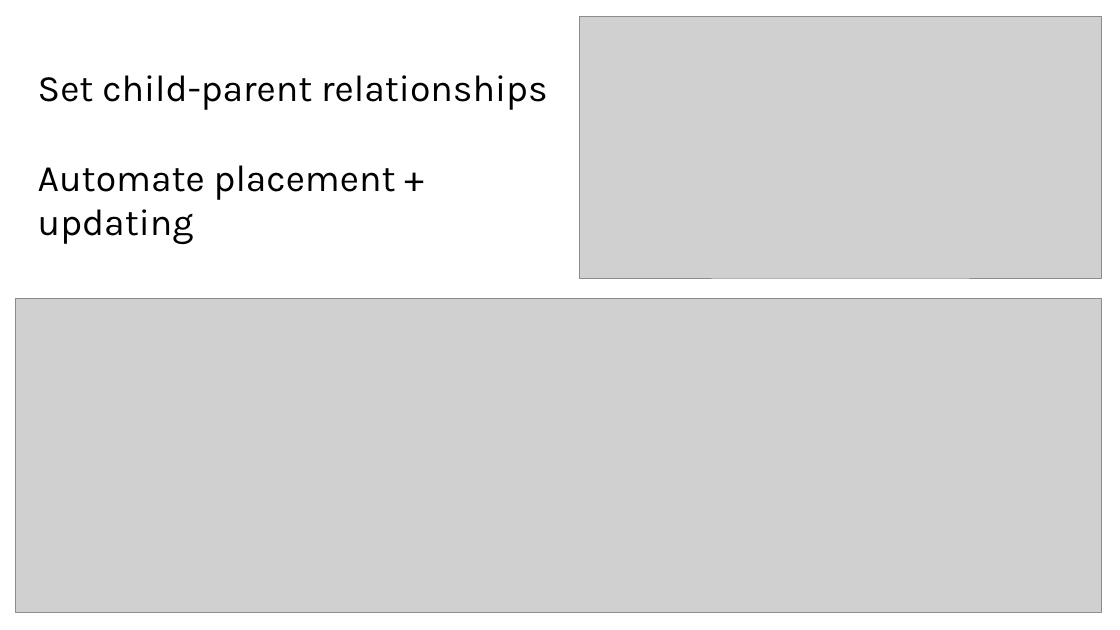
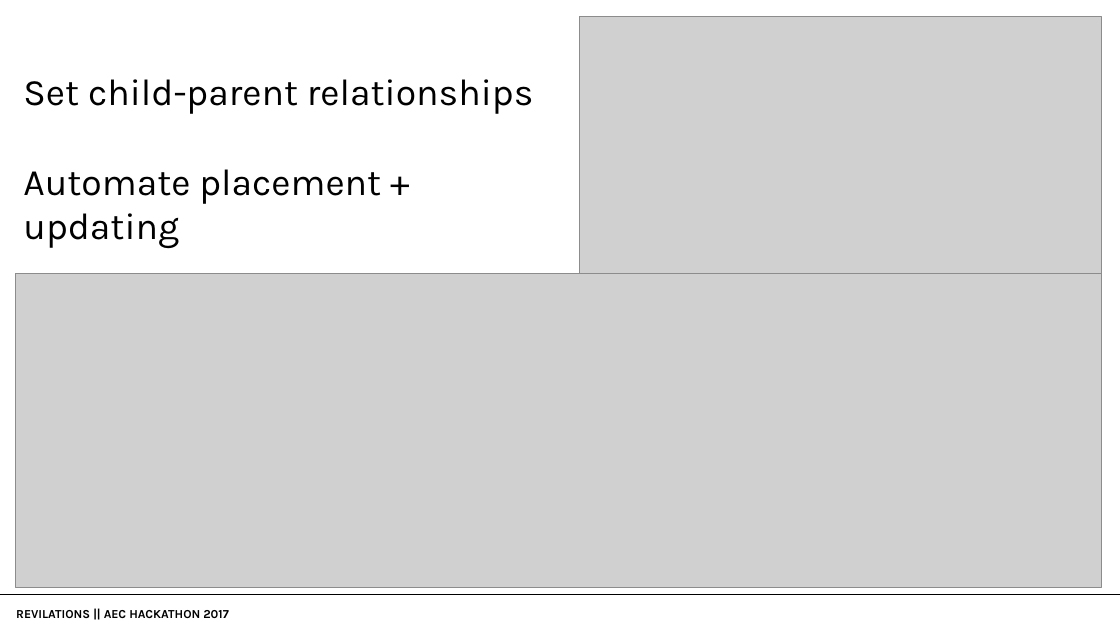
Before and after one commit to mkero-tt/Revilations, a slide deck: slide 4 of Graphics_Presentation/Revilations.pptx (slide 3 before the commit). Drawn at 1120x630 pixels with LibreOffice and Linux fonts; fonts in the diff are those of the drawing; grey boxes stand for pictures. Boxes give left, top, right and bottom in pixels: in the first picture for what was removed or moved away, otherwise in the second. Text is boxed around its words. In the diff, an @@ line names an element or a change of style, - is before the commit and + after.

```diff
--- a/Graphics_Presentation/Revilations.pptx
+++ b/Graphics_Presentation/Revilations.pptx
@@ text "Set child-parent relationships": place and size @@
-text "Set child-parent relationships" at [38,75,547,245]
+text "Set child-parent relationships" at [23,79,533,249]
@@ picture: place and size @@
-picture at [15,299,1102,613]
+picture at [15,274,1102,588]
@@ line added from (0, 595) to (1120, 595), #000000 0.5 pt @@
@@ text added at [16,610,228,618], 10.5 pt, text #000000, bold @@
+REVILATIONS || AEC HACKATHON 2017
```
Also in this commit, not shown: 4 other slides changed, 3 slides added, 2 slides removed.
